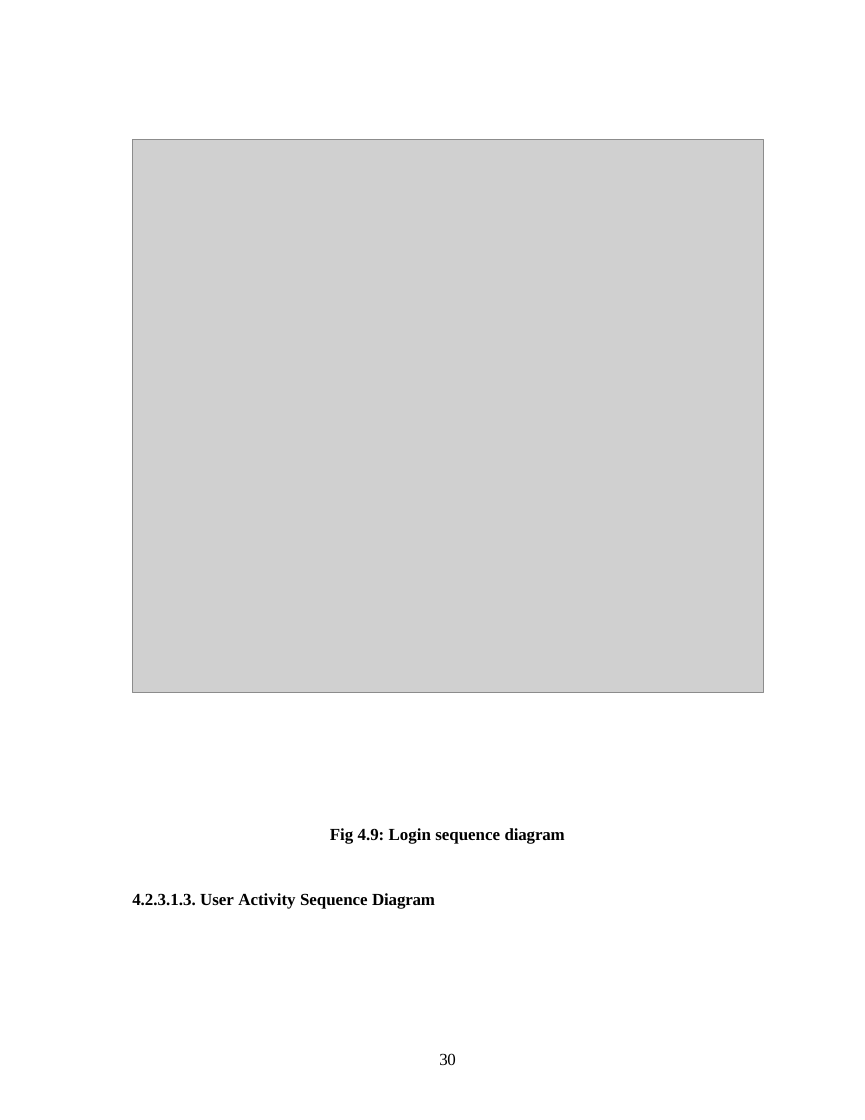
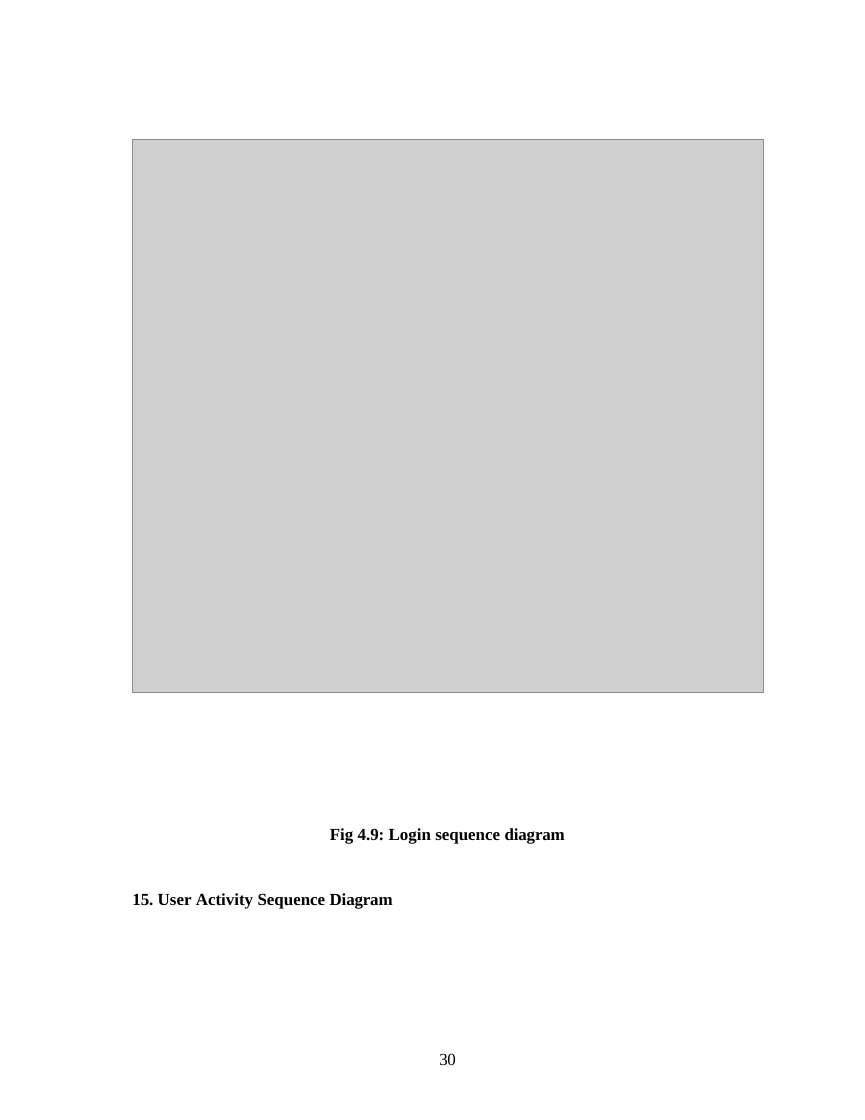
Before and after one commit to Hasnain-malikk/Auction-abode-frontend, a slide deck: slide 39 of Final Docu Auction.pptx. Drawn at 865x1120 pixels with LibreOffice and Linux fonts; fonts in the diff are those of the drawing; grey boxes stand for pictures. Boxes give left, top, right and bottom in pixels: in the first picture for what was removed or moved away, otherwise in the second. Text is boxed around its words. In the diff, an @@ line names an element or a change of style, - is before the commit and + after.

```diff
--- a/Final Docu Auction.pptx
+++ b/Final Docu Auction.pptx
@@ text at bbox=[158, 893, 393, 909]: text changed @@
-4.2.3.1.3. User Activity Sequence Diagram
+15. User Activity Sequence Diagram
```
Also in this commit, not shown: 47 other slides changed, 2 other files.
